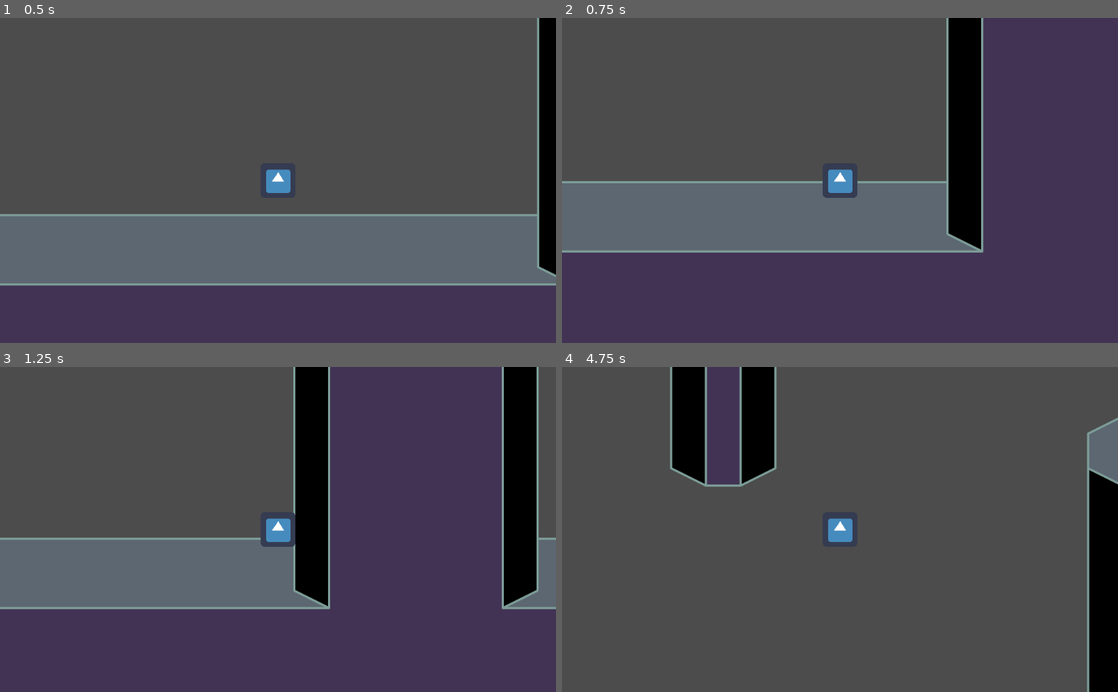
Above: before the commit, frames 1-4 (two rows, left to right).
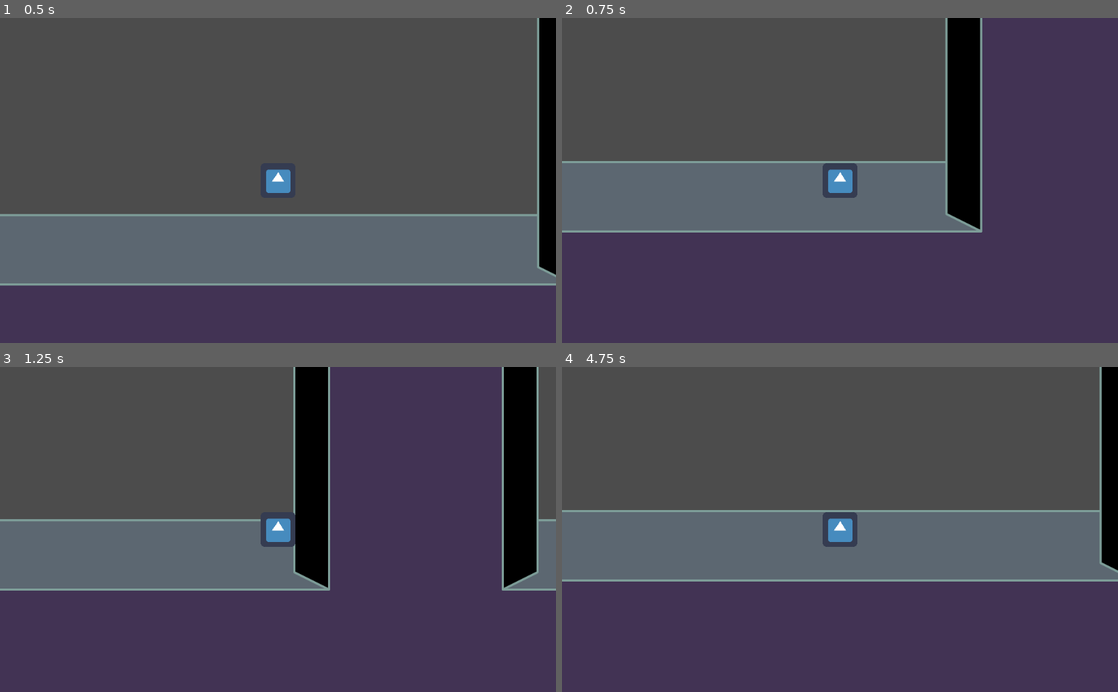
Above: after the commit, the same moments.

Repository: GDQuest/godot-2d-action-platformer
Game: Godot game, scene res://Scenes/Test.tscn
Same seed, same stepped clock (60 frames per second), same inputs: the game is played once before the commit and once after it. The engine's default icon, where the game draws it, is replaced by a stand-in: a white triangle on a blue panel in a dark square.
Inputs (mouse positions are in pixels of both pictures, inside the frame that each line leads up to):
- Up to frame 1 (0.5 s): no input
- Up to frame 2 (0.75 s): move the mouse to (962, 164) at 0.52 s; hold D (Right) from 0.53 s (still down); tap Shift (Dash) at 0.6 s
- Up to frame 3 (1.25 s): keep holding D (Right); tap Space (Jump) at 0.77, 0.8, 1.07 s
- Up to frame 4 (4.75 s): move the mouse to (728, 545) at 1.27 s; tap Space (Jump) at 1.35, 1.52, 1.82, 2.3, 3.02, 3.32, 3.6, 3.77, 4.07, 4.52 s; tap Shift (Dash) at 1.55, 2.1, 2.85, 4.35 s; move the mouse to (895, 458) at 2.02 s; release D (Right) at 2.03 s; hold A (Left) 2.03-2.78 s; move the mouse to (812, 594) at 2.77 s; hold D (Right) 2.78-4.28 s; move the mouse to (1006, 578) at 3.52 s; move the mouse to (673, 480) at 4.27 s; hold A (Left) from 4.28 s (still down)

Frame 1 is identical in both runs. In frame 2, 10% of the frame differs, in the area x 0-76%, y 0-73%; in frame 3, 7.9%; in frame 4, 63%, in the area x 0-100%, y 0-100%.

Commit message:
Changes according to review
Player is no logner inherited scene.
Dash to movement direction instead of to mouse position.
Removed _transition_to function from states.

Diff:
--- a/godot/Scenes/Player/Dash.gd
+++ b/godot/Scenes/Player/Dash.gd
@@ -1,6 +1,4 @@
 extends State
-
-var direction := Vector2.ZERO
 
 onready var _dash_time = $DashTime
 onready var _dash_cooldown = $DashCoolDown
@@ -10,8 +8,7 @@
 	if _dash_cooldown.is_stopped():
 		_dash_cooldown.start()
 		owner.gravity_modifier = 0.0
-		direction = owner.global_position.direction_to(get_global_mouse_position())
-		owner.velocity = direction * owner.DASH_SPEED
+		owner.velocity = owner.aim_direction * owner.DASH_SPEED
 		_dash_time.start()
 	else:
 		next_state()
@@ -28,6 +25,6 @@
 
 func next_state():
 	if owner.is_on_floor():
-		_transition_to("Idle")
+		_state_machine.transition_to("Idle")
 	else:
-		_transition_to("Fall")
+		_state_machine.transition_to("Fall")
--- a/godot/Scenes/Player/Fall.gd
+++ b/godot/Scenes/Player/Fall.gd
@@ -14,23 +14,23 @@
 func _update(delta : float) -> void:
 	if owner.is_on_floor():
 		if !_input_buffer.is_stopped():
-			_transition_to("Jump")
+			_state_machine.transition_to("Jump")
 		else:
-			_transition_to("Idle")
+			_state_machine.transition_to("Idle")
 
 	var target_speed = owner.speed * (Input.get_action_strength("Right") -
 		Input.get_action_strength("Left"))
 
 	if Input.is_action_just_pressed("Jump"):
 		if !_ledge_forgive.is_stopped():
-			_transition_to("Jump")
+			_state_machine.transition_to("Jump")
 		else:
 			_input_buffer.start()
 
 	if owner.is_on_wall():
-		_transition_to("OnWall")
+		_state_machine.transition_to("OnWall")
 
 	owner.velocity.x = lerp(owner.velocity.x, target_speed, 0.1)
 
 	if Input.is_action_just_pressed("Dash"):
-			_transition_to("Dash")
+			_state_machine.transition_to("Dash")
--- a/godot/Scenes/Player/Idle.gd
+++ b/godot/Scenes/Player/Idle.gd
@@ -6,13 +6,13 @@
 	if owner.is_on_floor():
 		if Input.is_action_pressed("Left") or \
 			Input.is_action_pressed("Right"):
-				_transition_to("Run")
+				_state_machine.transition_to("Run")
 
 		if Input.is_action_just_pressed("Jump"):
-			_transition_to("Jump")
+			_state_machine.transition_to("Jump")
 
 		if Input.is_action_just_pressed("Dash"):
-			_transition_to("Dash")
+			_state_machine.transition_to("Dash")
 
 	else:
-		_transition_to("Fall", {"ledge_forgive" : true})
+		_state_machine.transition_to("Fall", {"ledge_forgive" : true})
--- a/godot/Scenes/Player/Jump.gd
+++ b/godot/Scenes/Player/Jump.gd
@@ -7,7 +7,7 @@
 
 func _update(delta : float) -> void:
 	if owner.velocity.y >= 0:
-		_transition_to("Fall")
+		_state_machine.transition_to("Fall")
 
 	var target_speed = owner.speed * (Input.get_action_strength("Right") -
 		Input.get_action_strength("Left"))
@@ -15,10 +15,10 @@
 	owner.velocity.x = lerp(owner.velocity.x, target_speed, 0.1)
 
 	if owner.is_on_wall():
-		_transition_to("OnWall")
+		_state_machine.transition_to("OnWall")
 
 	if Input.is_action_just_released("Jump"):
 		owner.velocity.y /= 3.0
 
 	if Input.is_action_just_pressed("Dash"):
-			_transition_to("Dash")
+			_state_machine.transition_to("Dash")
--- a/godot/Scenes/Player/OnWall.gd
+++ b/godot/Scenes/Player/OnWall.gd
@@ -17,13 +17,13 @@
 		Input.get_action_strength("Left"))
 
 	if !owner.is_on_wall() and forgiveness_time <= 0:
-		_transition_to("Fall", {"ledge_forgive" : true})
+		_state_machine.transition_to("Fall", {"ledge_forgive" : true})
 		return
 
 	if Input.is_action_just_pressed("Jump"):
 		owner.velocity = owner.JUMP_SPEED * wall_normal.rotated(45)
 		owner.velocity.x *= -1
-		_transition_to("Jump")
+		_state_machine.transition_to("Jump")
 
 	if Input.is_action_just_pressed("Dash"):
-			_transition_to("Dash")
+			_state_machine.transition_to("Dash")
--- a/godot/Scenes/Player/Player.gd
+++ b/godot/Scenes/Player/Player.gd
@@ -7,10 +7,22 @@
 const DASH_SPEED := 2400
 
 var velocity := Vector2.ZERO
+var aim_direction := Vector2.RIGHT
 var gravity_modifier := 1.0
+var facing_direction := 1
 
 
 func _physics_process(delta):
+	var vertical_aim := Input.get_action_strength("Down") - Input.get_action_strength("Up")
+	var horizontal_aim := Input.get_action_strength("Right") - Input.get_action_strength("Left")
+
+	if horizontal_aim != 0.0:
+		facing_direction = sign(horizontal_aim)
+
+	aim_direction = Vector2(horizontal_aim, vertical_aim).normalized()
+	if aim_direction == Vector2.ZERO:
+		aim_direction = Vector2.RIGHT*facing_direction
+
 	velocity.y += GRAVITY * gravity_modifier * delta
 	velocity = move_and_slide(velocity, FLOOR_NORMAL)
 	get_global_mouse_position()
--- a/godot/Scenes/Player/Player.tscn
+++ b/godot/Scenes/Player/Player.tscn
@@ -1,7 +1,7 @@
 [gd_scene load_steps=11 format=2]
 
 [ext_resource path="res://Scenes/Player/Player.gd" type="Script" id=1]
-[ext_resource path="res://Scenes/Actor.tscn" type="PackedScene" id=2]
+[ext_resource path="res://Scenes/StateMachine.gd" type="Script" id=2]
 [ext_resource path="res://icon.png" type="Texture" id=3]
 [ext_resource path="res://Scenes/Player/Idle.gd" type="Script" id=4]
 [ext_resource path="res://Scenes/Player/Run.gd" type="Script" id=5]
@@ -14,48 +14,53 @@
 resource_local_to_scene = true
 extents = Vector2( 29.9884, 30.2811 )
 
-[node name="Player" instance=ExtResource( 2 )]
+[node name="Player" type="KinematicBody2D"]
 script = ExtResource( 1 )
 
-[node name="icon" type="Sprite" parent="Body" index="0"]
+[node name="Body" type="Node2D" parent="."]
+
+[node name="icon" type="Sprite" parent="Body"]
 texture = ExtResource( 3 )
 
-[node name="CollisionShape2D" parent="." index="1"]
+[node name="CollisionShape2D" type="CollisionShape2D" parent="."]
 shape = SubResource( 1 )
 
-[node name="StateMachine" parent="." index="2"]
+[node name="StateMachine" type="Node" parent="."]
+script = ExtResource( 2 )
 initial_state = NodePath("Idle")
 
-[node name="Idle" type="Node2D" parent="StateMachine" index="0"]
+[node name="Idle" type="Node2D" parent="StateMachine"]
 script = ExtResource( 4 )
 
-[node name="Run" type="Node2D" parent="StateMachine" index="1"]
+[node name="Run" type="Node2D" parent="StateMachine"]
 script = ExtResource( 5 )
 
-[node name="Jump" type="Node2D" parent="StateMachine" index="2"]
+[node name="Jump" type="Node2D" parent="StateMachine"]
 script = ExtResource( 6 )
 
-[node name="Fall" type="Node2D" parent="StateMachine" index="3"]
+[node name="Fall" type="Node2D" parent="StateMachine"]
 script = ExtResource( 7 )
 
-[node name="LedgeForgivenessTimer" type="Timer" parent="StateMachine/Fall" index="0"]
+[node name="LedgeForgivenessTimer" type="Timer" parent="StateMachine/Fall"]
 wait_time = 0.15
 one_shot = true
 
-[node name="InputBufferingTimer" type="Timer" parent="StateMachine/Fall" index="1"]
+[node name="InputBufferingTimer" type="Timer" parent="StateMachine/Fall"]
 wait_time = 0.15
 one_shot = true
 
-[node name="OnWall" type="Node2D" parent="StateMachine" index="4"]
+[node name="OnWall" type="Node2D" parent="StateMachine"]
 script = ExtResource( 8 )
 
-[node name="Dash" type="Node2D" parent="StateMachine" index="5"]
+[node name="Dash" type="Node2D" parent="StateMachine"]
 script = ExtResource( 9 )
 
-[node name="DashCoolDown" type="Timer" parent="StateMachine/Dash" index="0"]
+[node name="DashCoolDown" type="Timer" parent="StateMachine/Dash"]
 one_shot = true
 
-[node name="DashTime" type="Timer" parent="StateMachine/Dash" index="1"]
+[node name="DashTime" type="Timer" parent="StateMachine/Dash"]
 wait_time = 0.15
 one_shot = true
+
+[node name="AnimationPlayer" type="AnimationPlayer" parent="."]
 [connection signal="timeout" from="StateMachine/Dash/DashTime" to="StateMachine/Dash" method="_on_DashTime_timeout"]
--- a/godot/Scenes/Player/Run.gd
+++ b/godot/Scenes/Player/Run.gd
@@ -7,13 +7,13 @@
 		Input.get_action_strength("Left"))
 
 		if is_equal_approx(owner.velocity.x, 0.0):
-			_transition_to("Idle")
+			_state_machine.transition_to("Idle")
 
 		if Input.is_action_just_pressed( "Jump" ):
-			_transition_to("Jump")
+			_state_machine.transition_to("Jump")
 
 		if Input.is_action_just_pressed("Dash"):
-			_transition_to("Dash")
+			_state_machine.transition_to("Dash")
 
 	else:
-		_transition_to("Fall", {"ledge_forgive" : true})
+		_state_machine.transition_to("Fall", {"ledge_forgive" : true})
--- a/godot/Scenes/State.gd
+++ b/godot/Scenes/State.gd
@@ -18,7 +18,3 @@
 
 func _exit() -> void:
 	pass
-
-
-func _transition_to(target_state_path: String, msg: Dictionary = {}) -> void:
-	_state_machine.transition_to(target_state_path, msg)
--- a/godot/project.godot
+++ b/godot/project.godot
@@ -64,6 +64,16 @@
 "events": [ Object(InputEventKey,"resource_local_to_scene":false,"resource_name":"","device":0,"alt":false,"shift":false,"control":false,"meta":false,"command":false,"pressed":false,"scancode":16777237,"unicode":0,"echo":false,"script":null)
  ]
 }
+Up={
+"deadzone": 0.5,
+"events": [ Object(InputEventKey,"resource_local_to_scene":false,"resource_name":"","device":0,"alt":false,"shift":false,"control":false,"meta":false,"command":false,"pressed":false,"scancode":87,"unicode":0,"echo":false,"script":null)
+ ]
+}
+Down={
+"deadzone": 0.5,
+"events": [ Object(InputEventKey,"resource_local_to_scene":false,"resource_name":"","device":0,"alt":false,"shift":false,"control":false,"meta":false,"command":false,"pressed":false,"scancode":83,"unicode":0,"echo":false,"script":null)
+ ]
+}
 
 [rendering]
 
